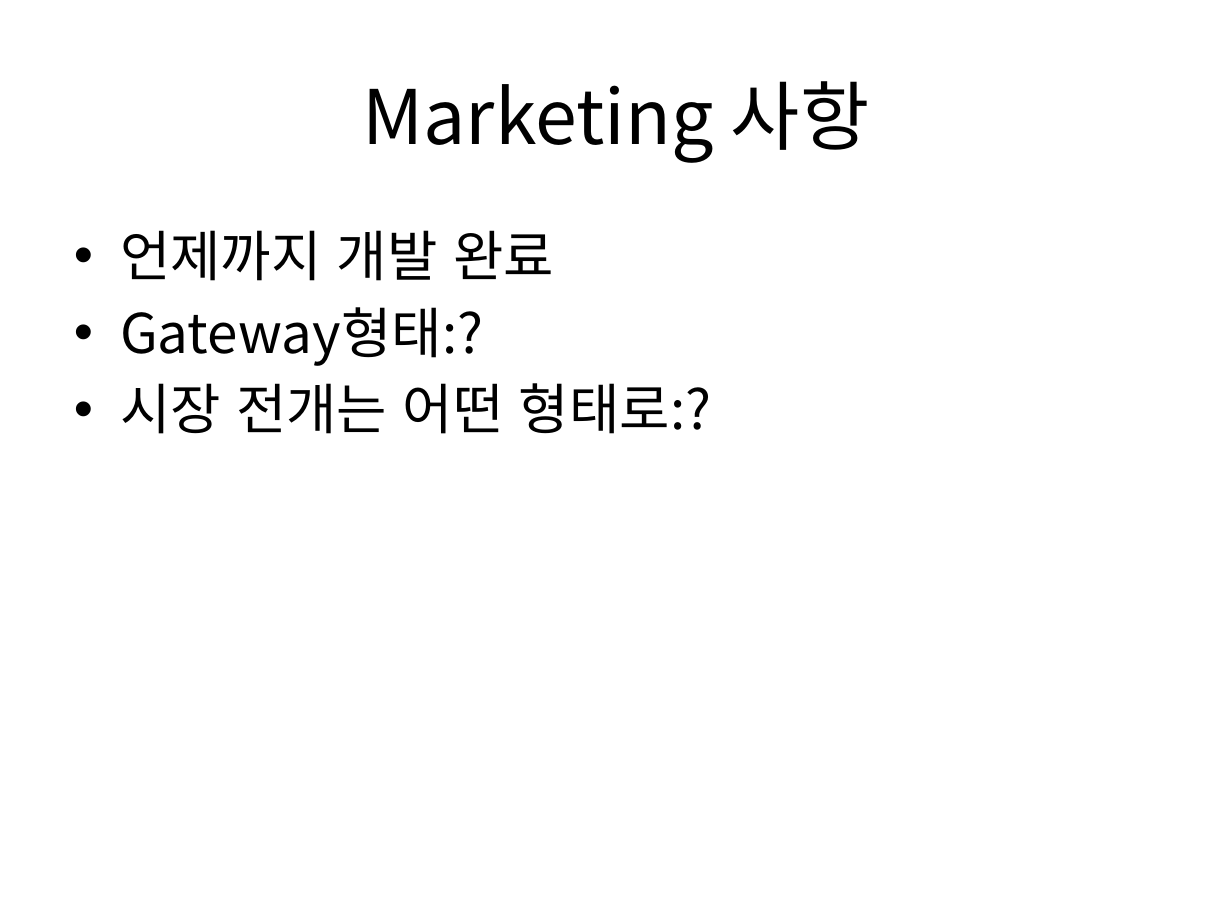
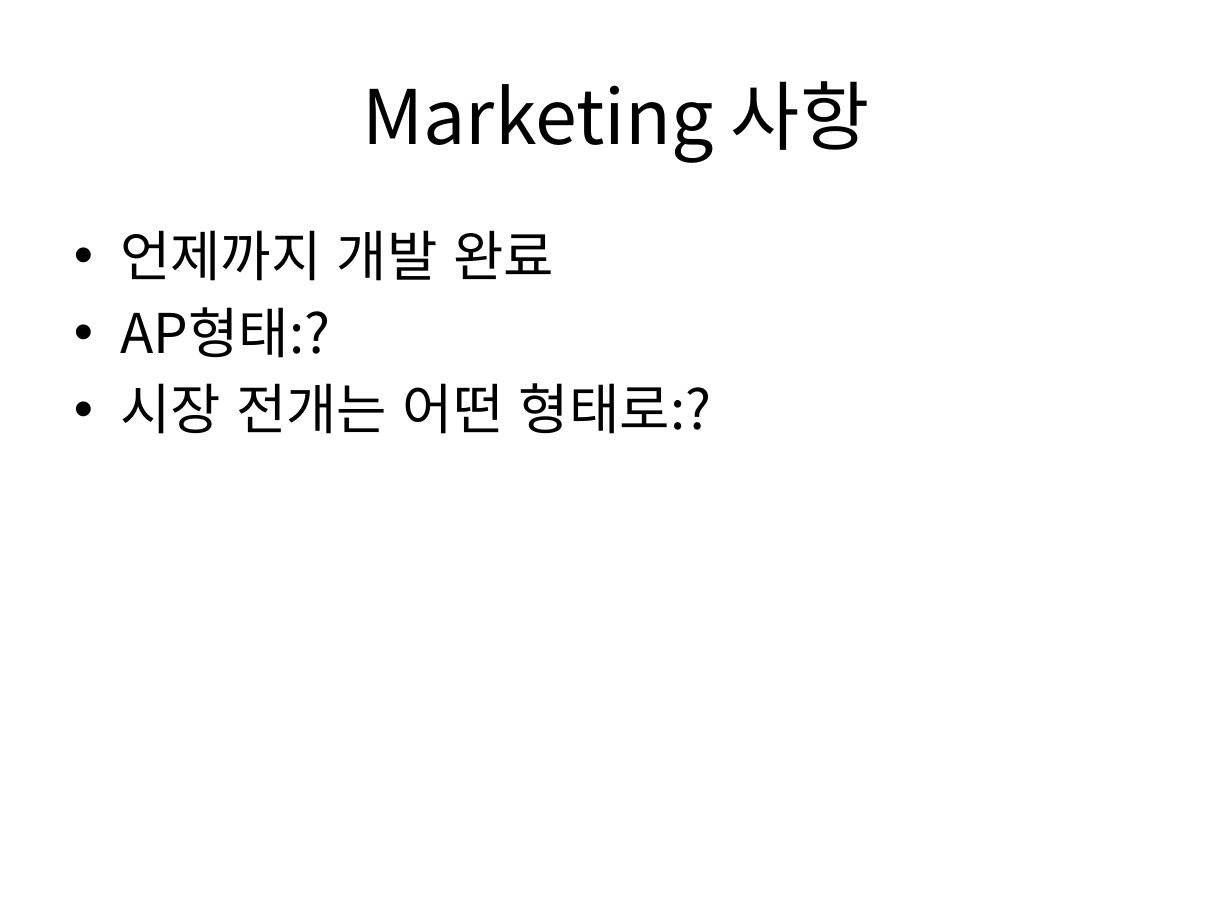
Before and after one commit to ihong9059/esp8266, a slide deck: slide 4 of source/wifiWebLedDimmer/wifiWebLedDimmerSystem.pptx. Drawn at 1232x924 pixels with LibreOffice and Linux fonts; fonts in the diff are those of the drawing. Boxes give left, top, right and bottom in pixels: in the first picture for what was removed or moved away, otherwise in the second. Text is boxed around its words. In the diff, an @@ line names an element or a change of style, - is before the commit and + after.

```diff
--- a/source/wifiWebLedDimmer/wifiWebLedDimmerSystem.pptx
+++ b/source/wifiWebLedDimmer/wifiWebLedDimmerSystem.pptx
@@ text at bbox=[120, 307, 330, 358]: text changed @@
-• Gateway형태:?
+• AP형태:?
```
Also in this commit, not shown: 1 other slide changed, 1 slide added, 12 other files.
